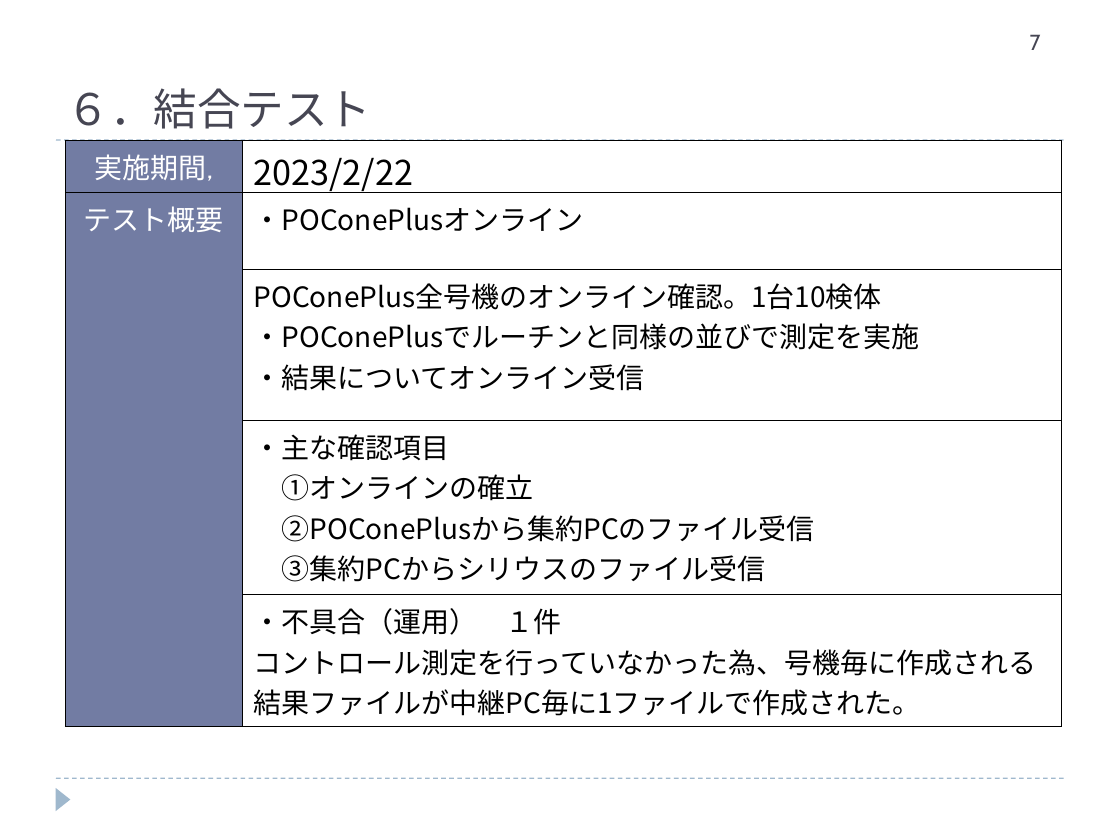
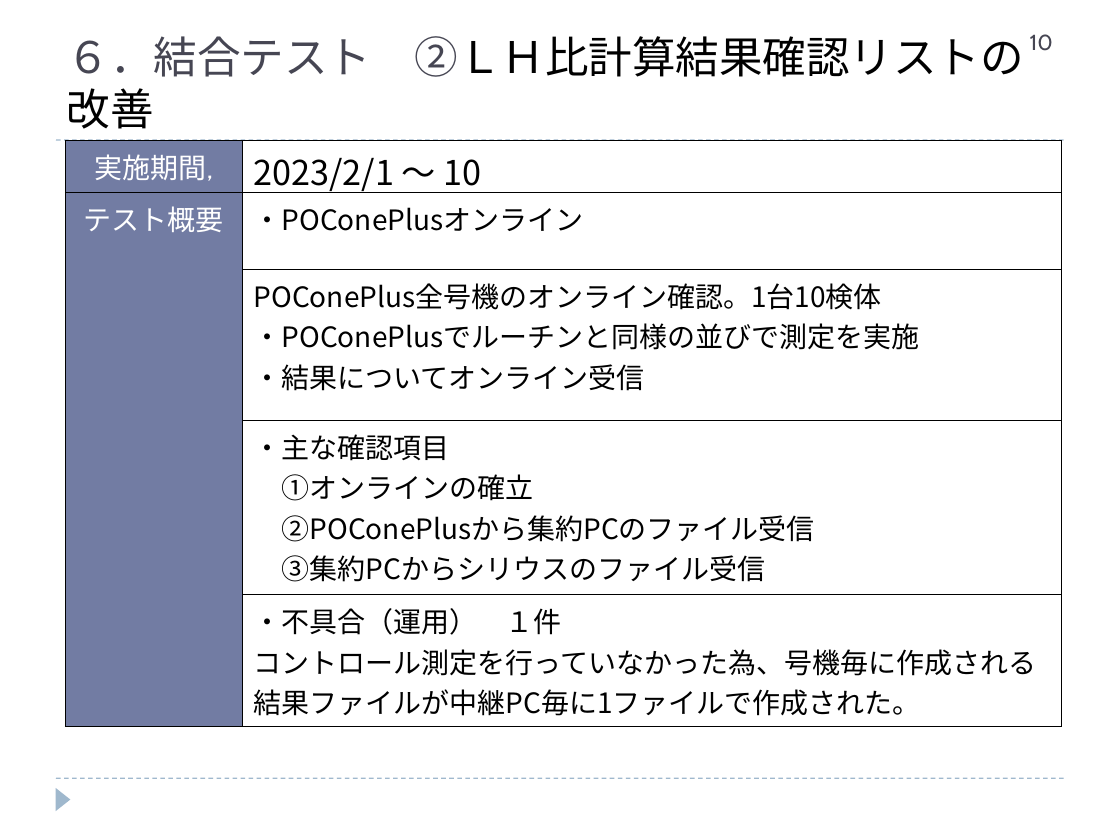
Before and after one commit to hanyutatsuya/Chemistory, a slide deck: slide 10 of 次期システム対応/レビュー/ケミストリー次期先行対応.ppt (slide 7 before the commit). Drawn at 1120x840 pixels with LibreOffice and Linux fonts; fonts in the diff are those of the drawing. Boxes give left, top, right and bottom in pixels: in the first picture for what was removed or moved away, otherwise in the second. Text is boxed around its words. In the diff, an @@ line names an element or a change of style, - is before the commit and + after.

```diff
--- a/次期システム対応/レビュー/ケミストリー次期先行対応.ppt
+++ b/次期システム対応/レビュー/ケミストリー次期先行対応.ppt
@@ text at (x1=67, y1=36, x2=372, y2=77): text changed; font Noto Sans CJK JP to Arial; text colour #464653 to #000000 @@
-６．結合テスト
+６．結合テスト ②ＬＨ比計算結果確認リストの改善
@@ page number at (x1=1030, y1=34, x2=1053, y2=51): text changed @@
-7
+10
@@ table at (x1=65, y1=140, x2=1061, y2=726) @@
-row 1, column 2: 2023/2/22
+row 1, column 2: 2023/2/1 ～ 10
```
Also in this commit, not shown: 3 other slides changed, 7 slides added, 2 slides removed.
